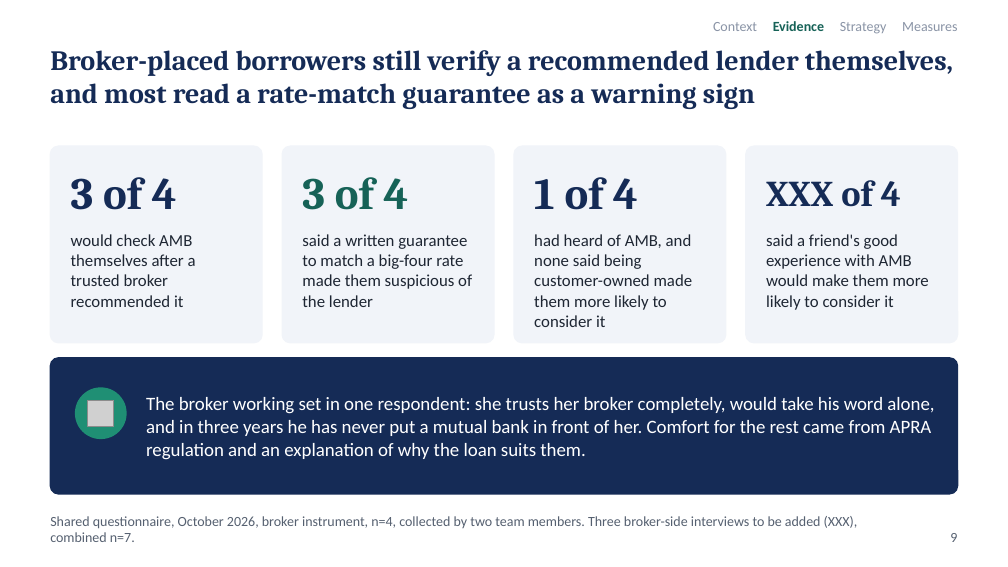
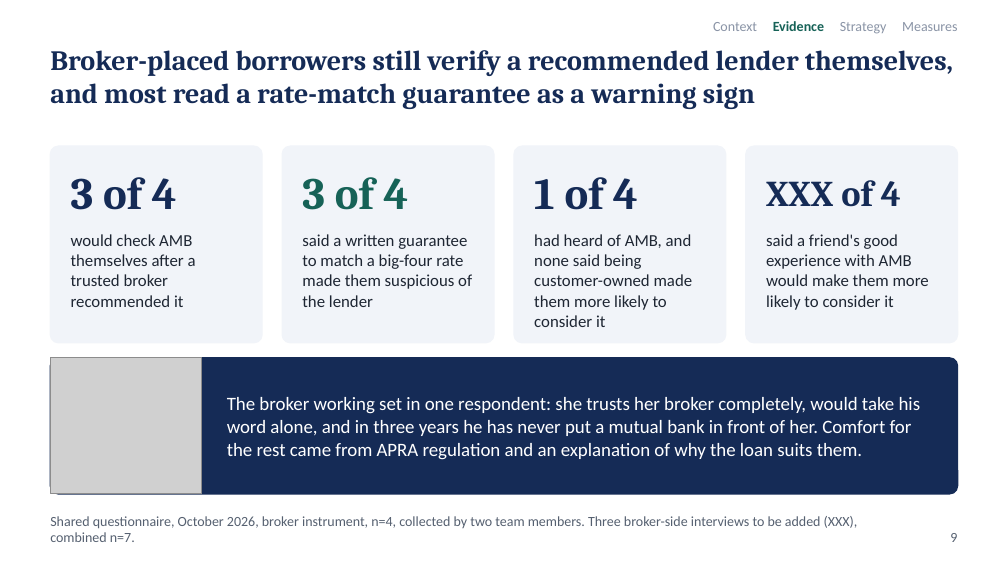
Before and after one commit to Dhurtado10/MKT_Group_Presentation, a slide deck: slide 9 of AMB_Draft_4_remaster_wip.pptx. Drawn at 1008x567 pixels with LibreOffice and Linux fonts; fonts in the diff are those of the drawing; grey boxes stand for pictures. Boxes give left, top, right and bottom in pixels: in the first picture for what was removed or moved away, otherwise in the second. Text is boxed around its words. In the diff, an @@ line names an element or a change of style, - is before the commit and + after.

```diff
--- a/AMB_Draft_4_remaster_wip.pptx
+++ b/AMB_Draft_4_remaster_wip.pptx
@@ picture added at [50,358,202,494] @@
@@ ellipse removed at [76,388,126,438] @@
@@ text "The broker working set in ..." rewrapped from [146,397,934,460] to [227,397,921,460] @@
@@ picture removed at [88,400,114,426] @@
```
Also in this commit, not shown: 9 other slides changed, 17 other files.
